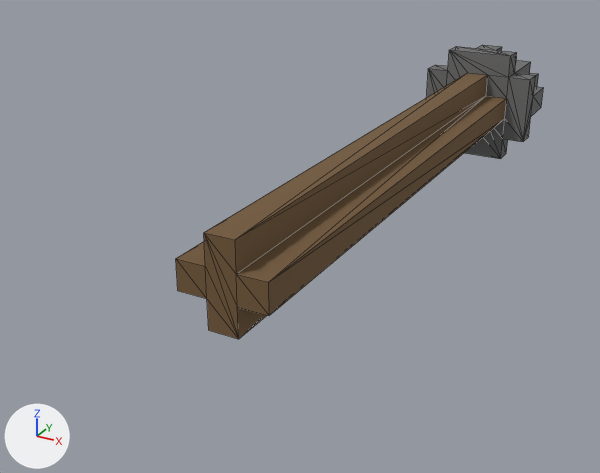
Two versions of the OBJ model 3d models/Projectiles/Ballista Arrows/.obj/Ballista Arrow.obj, one commit apart.
Both versions are drawn from a camera (50 mm lens) standing at (1.31, -3.066, 1.784) and looking at (-0.114, -0.476, 0.489). Every picture has the same lights, and +X, +Y and +Z are marked at lower left. Mesh edges are drawn as thin lines. Where no turn or scale is listed for an object, it has been applied to the vertices. Vertices at the same position are counted once.

Names of what the first picture shows: 'Untitled'.
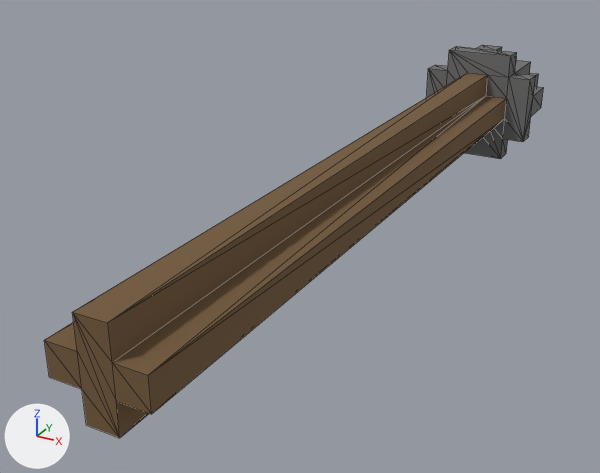
Commit message: Fixed arrow (again)

The edits, one by one:
me_untitled has 116 vertices, 228 faces and spans x -0.1..0.4, y -1.4..1.5, z 0.5..1.0.
me_untitled is used by ob_untitled; location (0.0, 0.0, 0.0).
me_untitled part 1: all 12 vertices in x 0.0..0.3, y -1.4, z 0.6..0.9 are moved by (0.0, -0.5, 0.0).

Location of each change, (x1, y1, x2, y2) in pixels of the pictures (600 x 473 px; the box of a moved part takes in the faces that stretch with it):
'Untitled', reshaped (36% wider, 34% taller)
    before: (176, 45, 543, 339)
    after: (44, 45, 543, 438)
part 1 of me_untitled, moved or reshaped
    before: (176, 87, 480, 339)
    after: (44, 87, 480, 438)
